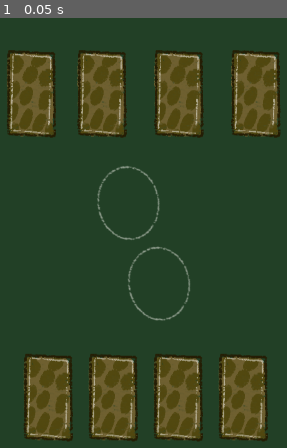
Above: before the commit, frame 1.
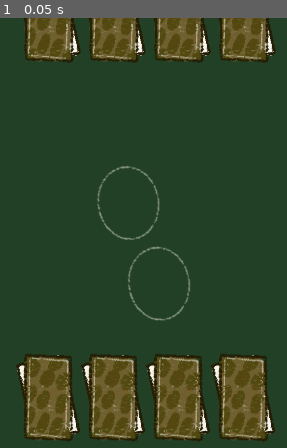
Above: after the commit, the same moment.

Repository: fguillen/The-Forest-Monster-and-the-Cards-Championship
Game: Godot game, scene res://scenes/combat.tscn
The game is run twice, just before and just after one commit, with the same random seed, the same clock (stepped at 60 frames per second) and the same inputs. This scene is started directly instead of the project's main scene.
Inputs:
- Up to frame 1 (0.05 s): no input

The runs differ from the first frame. In frame 1, 20% of the frame differs, in the area x 2-98%, y 0-98%.

Commit message:
Scene Combat (II)

Diff:
--- /dev/null
+++ b/actors/card_combat.gd
@@ -0,0 +1,19 @@
+class_name CardCombat
+extends Control
+
+signal selected(card_combat: CardCombat)
+
+var value: CardValue
+
+
+func setup(card_value: CardValue):
+	self.value = card_value
+
+
+func _select():
+	emit_signal("selected", self)
+
+
+func _on_click_area_2d_input_event(viewport, event, shape_idx):
+	if Input.is_action_just_pressed("click"):
+		_select()
--- /dev/null
+++ b/actors/card_combat.tscn
@@ -0,0 +1,28 @@
+[gd_scene load_steps=5 format=3 uid="uid://dan1pdgr76ole"]
+
+[ext_resource type="Script" path="res://actors/card_combat.gd" id="1_3km6i"]
+[ext_resource type="Texture2D" uid="uid://b3fykvuw6tta3" path="res://card_01.png" id="1_bc4hy"]
+[ext_resource type="Texture2D" uid="uid://s3itu3txlik0" path="res://assets/card_reverse.png" id="2_i0fd0"]
+
+[sub_resource type="RectangleShape2D" id="RectangleShape2D_de7aq"]
+size = Vector2(91, 140)
+
+[node name="CardCombat" type="Control"]
+custom_minimum_size = Vector2(100, 0)
+layout_mode = 3
+anchors_preset = 0
+offset_right = 40.0
+offset_bottom = 40.0
+script = ExtResource("1_3km6i")
+
+[node name="Front" type="Sprite2D" parent="."]
+texture = ExtResource("1_bc4hy")
+
+[node name="Back" type="Sprite2D" parent="."]
+texture = ExtResource("2_i0fd0")
+
+[node name="ClickArea2D" type="Area2D" parent="."]
+
+[node name="CollisionShape2D" type="CollisionShape2D" parent="ClickArea2D"]
+position = Vector2(0, -1)
+shape = SubResource("RectangleShape2D_de7aq")
--- a/actors/monster_riggid_3.tscn
+++ b/actors/monster_riggid_3.tscn
@@ -508,7 +508,6 @@
 rotation = 0.113623
 scale = Vector2(0.999986, 0.999986)
 rest = Transform2D(0.993538, 0.113377, -0.113377, 0.993538, -74, -86)
-metadata/_local_pose_override_enabled_ = true
 
 [node name="ForeArmRight" type="Bone2D" parent="Polygons/Skeleton2D/Hip/Chest/ArmRight"]
 position = Vector2(-83.0036, 3.00098)
@@ -517,7 +516,6 @@
 auto_calculate_length_and_angle = false
 length = 60.0
 bone_angle = -180.0
-metadata/_local_pose_override_enabled_ = true
 
 [node name="TipArmRight" type="Node2D" parent="Polygons/Skeleton2D/Hip/Chest/ArmRight/ForeArmRight"]
 position = Vector2(-113, 7)
@@ -527,7 +525,6 @@
 rotation = -0.023789
 scale = Vector2(0.99997, 0.99997)
 rest = Transform2D(0.999687, -0.023786, 0.023786, 0.999687, 60, -91)
-metadata/_local_pose_override_enabled_ = true
 
 [node name="ForeArmLeft" type="Bone2D" parent="Polygons/Skeleton2D/Hip/Chest/ArmLeft"]
 position = Vector2(80.0023, -4.00093)
@@ -537,7 +534,6 @@
 auto_calculate_length_and_angle = false
 length = 60.0
 bone_angle = 0.0
-metadata/_local_pose_override_enabled_ = true
 
 [node name="TipArmLeft" type="Node2D" parent="Polygons/Skeleton2D/Hip/Chest/ArmLeft/ForeArmLeft"]
 position = Vector2(68, 0)
@@ -546,7 +542,6 @@
 position = Vector2(-37, 17)
 rotation = 0.205798
 rest = Transform2D(0.978898, 0.204348, -0.204348, 0.978898, -37, 17)
-metadata/_local_pose_override_enabled_ = true
 
 [node name="CalfRight" type="Bone2D" parent="Polygons/Skeleton2D/Hip/LegRight"]
 position = Vector2(13, 72.0002)
@@ -555,7 +550,6 @@
 auto_calculate_length_and_angle = false
 length = 60.0
 bone_angle = 100.0
-metadata/_local_pose_override_enabled_ = true
 
 [node name="TipLegRight" type="Node2D" parent="Polygons/Skeleton2D/Hip/LegRight/CalfRight"]
 position = Vector2(-3, 59)
@@ -567,7 +561,6 @@
 rotation = 0.25632
 scale = Vector2(0.999999, 0.999999)
 rest = Transform2D(0.967329, 0.253522, -0.253522, 0.967329, 44, 13)
-metadata/_local_pose_override_enabled_ = true
 
 [node name="CalfLeft" type="Bone2D" parent="Polygons/Skeleton2D/Hip/LegLeft"]
 position = Vector2(13.0001, 72.0002)
@@ -576,7 +569,6 @@
 auto_calculate_length_and_angle = false
 length = 60.0
 bone_angle = 100.0
-metadata/_local_pose_override_enabled_ = true
 
 [node name="TipLegLeft" type="Node2D" parent="Polygons/Skeleton2D/Hip/LegLeft/CalfLeft"]
 position = Vector2(-6, 63)
--- /dev/null
+++ b/resources/card_value.gd
@@ -0,0 +1,6 @@
+class_name CardValue
+extends Resource
+
+var initiative := 0
+var attack := 0
+var deffense := 0
--- /dev/null
+++ b/resources/card_value.tres
@@ -0,0 +1,6 @@
+[gd_resource type="Resource" load_steps=2 format=3 uid="uid://mfmo7oe6cgqi"]
+
+[ext_resource type="Script" path="res://resources/card_value.gd" id="1_2hf7o"]
+
+[resource]
+script = ExtResource("1_2hf7o")
--- /dev/null
+++ b/scenes/combat.gd
@@ -0,0 +1,37 @@
+extends CanvasLayer
+
+@export var card_combat_scene: PackedScene
+
+@onready var card_placeholder_monster: Node2D = $CardPlaceholderMonster
+@onready var card_placeholder_oponent: Node2D = $CardPlaceholderOponent
+@onready var deck_container_monster: Container = %DeckMonster
+@onready var deck_container_oponent: Container = %DeckOponent
+
+var card_values_monster: Array[CardValue] = []
+var card_values_oponent: Array[CardValue] = []
+var cards_monster: Array[CardCombat] = []
+var cards_oponent: Array[CardCombat] = []
+
+
+# Called when the node enters the scene tree for the first time.
+func _ready():
+	var card_value = CardValue.new()
+	for i in 4:
+		card_values_monster.append(card_value)
+		card_values_oponent.append(card_value)
+
+	_set_up_decks()
+
+
+func _set_up_decks():
+	for card_value in card_values_monster:
+		var card_combat := card_combat_scene.instantiate() as CardCombat
+		card_combat.setup(card_value)
+		cards_monster.append(card_combat)
+		deck_container_monster.add_child(card_combat)
+
+	for card_value in card_values_oponent:
+		var card_combat := card_combat_scene.instantiate() as CardCombat
+		card_combat.setup(card_value)
+		cards_oponent.append(card_combat)
+		deck_container_oponent.add_child(card_combat)
--- a/scenes/combat.tscn
+++ b/scenes/combat.tscn
@@ -1,9 +1,12 @@
-[gd_scene load_steps=3 format=3 uid="uid://b84qhmcgfb5kk"]
+[gd_scene load_steps=4 format=3 uid="uid://b84qhmcgfb5kk"]
 
-[ext_resource type="Texture2D" uid="uid://s3itu3txlik0" path="res://assets/card_reverse.png" id="1_bxevp"]
+[ext_resource type="Script" path="res://scenes/combat.gd" id="1_lato3"]
 [ext_resource type="Texture2D" uid="uid://d4jsoifyfwa0t" path="res://assets/card_placeholder.png" id="2_wnku4"]
+[ext_resource type="PackedScene" uid="uid://dan1pdgr76ole" path="res://actors/card_combat.tscn" id="3_hthjm"]
 
 [node name="Combat" type="CanvasLayer"]
+script = ExtResource("1_lato3")
+card_combat_scene = ExtResource("3_hthjm")
 
 [node name="MarginContainer" type="MarginContainer" parent="."]
 anchors_preset = 15
@@ -16,45 +19,10 @@
 grow_vertical = 2
 size_flags_vertical = 0
 
-[node name="HBoxContainer" type="HBoxContainer" parent="MarginContainer"]
+[node name="DeckOponent" type="HBoxContainer" parent="MarginContainer"]
+unique_name_in_owner = true
 layout_mode = 2
 alignment = 1
-
-[node name="Control" type="Control" parent="MarginContainer/HBoxContainer"]
-custom_minimum_size = Vector2(100, 0)
-layout_mode = 2
-size_flags_horizontal = 4
-size_flags_vertical = 4
-
-[node name="Sprite2D" type="Sprite2D" parent="MarginContainer/HBoxContainer/Control"]
-texture = ExtResource("1_bxevp")
-
-[node name="Control3" type="Control" parent="MarginContainer/HBoxContainer"]
-custom_minimum_size = Vector2(100, 0)
-layout_mode = 2
-size_flags_horizontal = 6
-size_flags_vertical = 4
-
-[node name="Sprite2D" type="Sprite2D" parent="MarginContainer/HBoxContainer/Control3"]
-texture = ExtResource("1_bxevp")
-
-[node name="Control4" type="Control" parent="MarginContainer/HBoxContainer"]
-custom_minimum_size = Vector2(100, 0)
-layout_mode = 2
-size_flags_horizontal = 6
-size_flags_vertical = 4
-
-[node name="Sprite2D" type="Sprite2D" parent="MarginContainer/HBoxContainer/Control4"]
-texture = ExtResource("1_bxevp")
-
-[node name="Control5" type="Control" parent="MarginContainer/HBoxContainer"]
-custom_minimum_size = Vector2(100, 0)
-layout_mode = 2
-size_flags_horizontal = 6
-size_flags_vertical = 4
-
-[node name="Sprite2D" type="Sprite2D" parent="MarginContainer/HBoxContainer/Control5"]
-texture = ExtResource("1_bxevp")
 
 [node name="MarginContainer2" type="MarginContainer" parent="."]
 anchors_preset = 7
@@ -70,50 +38,15 @@
 grow_vertical = 0
 size_flags_vertical = 8
 
-[node name="HBoxContainer" type="HBoxContainer" parent="MarginContainer2"]
+[node name="DeckMonster" type="HBoxContainer" parent="MarginContainer2"]
+unique_name_in_owner = true
 layout_mode = 2
 alignment = 1
 
-[node name="Control" type="Control" parent="MarginContainer2/HBoxContainer"]
-custom_minimum_size = Vector2(100, 0)
-layout_mode = 2
-size_flags_horizontal = 4
-size_flags_vertical = 4
-
-[node name="Sprite2D" type="Sprite2D" parent="MarginContainer2/HBoxContainer/Control"]
-texture = ExtResource("1_bxevp")
-
-[node name="Control3" type="Control" parent="MarginContainer2/HBoxContainer"]
-custom_minimum_size = Vector2(100, 0)
-layout_mode = 2
-size_flags_horizontal = 6
-size_flags_vertical = 4
-
-[node name="Sprite2D" type="Sprite2D" parent="MarginContainer2/HBoxContainer/Control3"]
-texture = ExtResource("1_bxevp")
-
-[node name="Control4" type="Control" parent="MarginContainer2/HBoxContainer"]
-custom_minimum_size = Vector2(100, 0)
-layout_mode = 2
-size_flags_horizontal = 6
-size_flags_vertical = 4
-
-[node name="Sprite2D" type="Sprite2D" parent="MarginContainer2/HBoxContainer/Control4"]
-texture = ExtResource("1_bxevp")
-
-[node name="Control5" type="Control" parent="MarginContainer2/HBoxContainer"]
-custom_minimum_size = Vector2(100, 0)
-layout_mode = 2
-size_flags_horizontal = 6
-size_flags_vertical = 4
-
-[node name="Sprite2D" type="Sprite2D" parent="MarginContainer2/HBoxContainer/Control5"]
-texture = ExtResource("1_bxevp")
-
-[node name="CardPlaceholder" type="Sprite2D" parent="."]
+[node name="CardPlaceholderMonster" type="Sprite2D" parent="."]
 position = Vector2(586, 291)
 texture = ExtResource("2_wnku4")
 
-[node name="CardPlaceholder2" type="Sprite2D" parent="."]
+[node name="CardPlaceholderOponent" type="Sprite2D" parent="."]
 position = Vector2(635, 420)
 texture = ExtResource("2_wnku4")
--- a/testing/scene_test_card.tscn
+++ b/testing/scene_test_card.tscn
@@ -107,31 +107,6 @@
 [node name="Skeleton2D" parent="Paseant/Polygons" index="12"]
 modification_stack = SubResource("SkeletonModificationStack2D_a75j7")
 
-[node name="ArmRight" parent="Paseant/Polygons/Skeleton2D/Hip" index="1"]
-metadata/_local_pose_override_enabled_ = true
-
-[node name="ForearmRight" parent="Paseant/Polygons/Skeleton2D/Hip/ArmRight" index="0"]
-metadata/_local_pose_override_enabled_ = true
-
-[node name="ArmLeft" parent="Paseant/Polygons/Skeleton2D/Hip" index="2"]
-metadata/_local_pose_override_enabled_ = true
-
-[node name="ForearmLeft" parent="Paseant/Polygons/Skeleton2D/Hip/ArmLeft" index="0"]
-metadata/_local_pose_override_enabled_ = true
-
-[node name="LegRight" parent="Paseant/Polygons/Skeleton2D/Hip" index="3"]
-metadata/_local_pose_override_enabled_ = true
-
-[node name="CalfRight" parent="Paseant/Polygons/Skeleton2D/Hip/LegRight" index="0"]
-scale = Vector2(0.999977, 0.999977)
-metadata/_local_pose_override_enabled_ = true
-
-[node name="LegLeft" parent="Paseant/Polygons/Skeleton2D/Hip" index="4"]
-metadata/_local_pose_override_enabled_ = true
-
-[node name="CalfLeft" parent="Paseant/Polygons/Skeleton2D/Hip/LegLeft" index="0"]
-metadata/_local_pose_override_enabled_ = true
-
 [node name="MonsterRiggid3" parent="." instance=ExtResource("3_sxduw")]
 
 [node name="Button" type="Button" parent="."]
